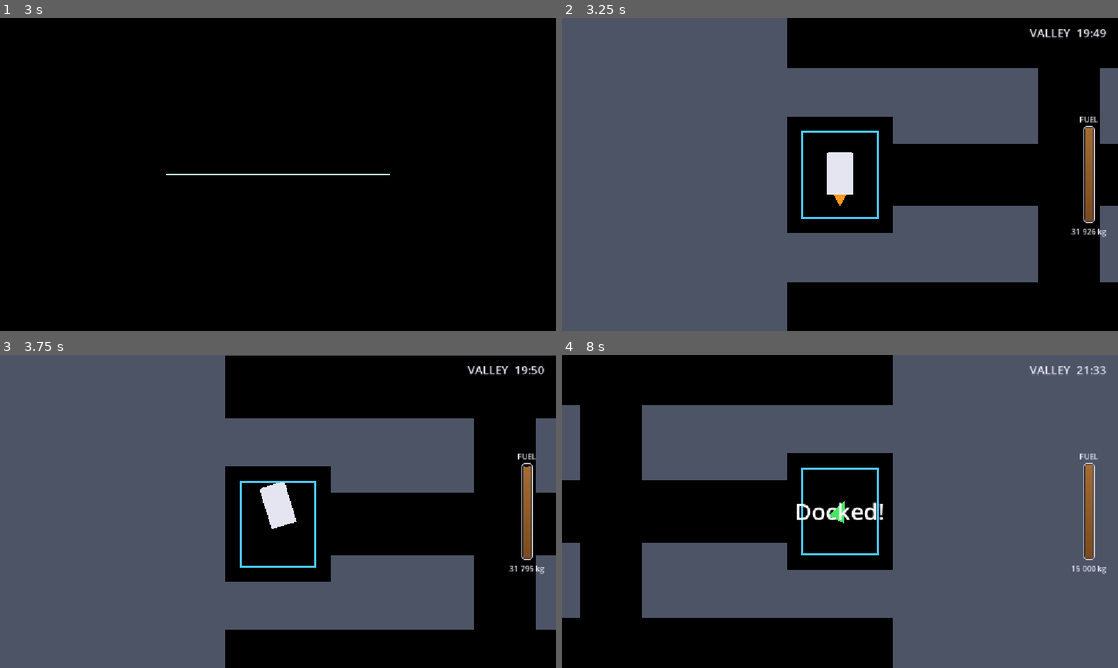
Above: before the commit, frames 1-4 (two rows, left to right).
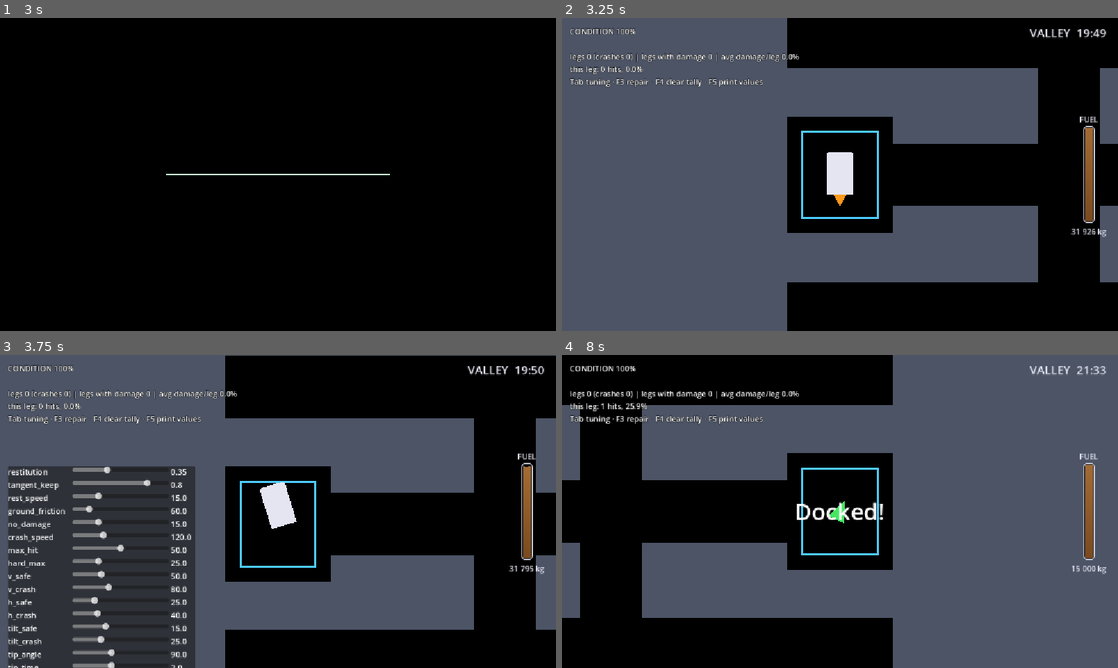
Above: after the commit, the same moments.

Repository: pkopczynski/lunar-lander
Game: Godot game, scene res://main.tscn
Same seed, same stepped clock (60 frames per second), same inputs: the game is played once before the commit and once after it.
Inputs (mouse positions are in pixels of both pictures, inside the frame that each line leads up to):
- Up to frame 1 (3 s): tap Enter (ui_accept) at 0.5, 0.77, 1.25, 1.52, 2.75 s; move the mouse to (400, 158) at 0.52 s; hold Right (ui_right) 0.53-1.28 s; tap Tab every 0.75 s from 0.6 to 2.85 s; click (400, 158) at 0.67 s; move the mouse to (166, 190) at 1.27 s; hold Down (ui_down) 1.28-2.03 s; tap R (restart) at 2 s; move the mouse to (333, 105) at 2.02 s; hold Right (ui_right) 2.03-2.78 s; move the mouse to (250, 237) at 2.77 s; hold Up (ui_up) from 2.78 s (still down); click (250, 237) at 2.92 s
- Up to frame 2 (3.25 s): keep holding Up (ui_up); tap Enter (ui_accept) at 3.02 s
- Up to frame 3 (3.75 s): move the mouse to (444, 558) at 3.52 s; release Up (ui_up) at 3.53 s; hold Left (ui_left) from 3.53 s (still down); tap Tab at 3.6 s
- Up to frame 4 (8 s): tap Enter (ui_accept) at 3.77, 4.52, 5.75, 6.02, 6.77, 7.52 s; tap R (restart) at 4.15, 5 s; move the mouse to (673, 464) at 4.27 s; tap Tab every 0.75 s from 4.35 to 7.35 s; move the mouse to (867, 511) at 5.02 s; release Left (ui_left) at 5.03 s; hold Down (ui_down) 5.03-5.78 s; click (867, 511) at 5.17 s; move the mouse to (756, 433) at 5.77 s; hold Right (ui_right) 5.78-6.53 s; move the mouse to (962, 495) at 6.52 s; hold Up (ui_up) 6.53-7.28 s; move the mouse to (728, 527) at 7.27 s; hold Right (ui_right) from 7.28 s (still down); click (728, 527) at 7.42 s

Frame 1 is identical in both runs. In frame 2, 1.1% of the frame differs, in the area x 1-43%, y 3-22%; in frame 3, 22%, in the area x 1-43%, y 3-100%; in frame 4, 1.2%.

Commit message:
chore(prototype): tune how hitting terrain feels (#101), never merged
Contact damages and bounces instead of crashing, landing bands on the pad,
tipped-over rule, live sliders (Tab), per-leg damage tally.

Co-Authored-By: Claude Opus 5.5 <noreply@anthropic.com>

Diff:
--- a/lander.gd
+++ b/lander.gd
@@ -98,6 +98,10 @@
 # Seedable, for tests.
 var rng := RandomNumberGenerator.new()
 var can_dock := true
+# PROTOTYPE (#101): condition, the last hit shown on screen, and how long the ship has rested tipped over.
+var condition := 100.0
+var last_hit_text := ""
+var tipped_time := 0.0
 # A line the resting message adds under Docked!/Landed!, such as the loading countdown.
 # Set it through show_status(): the message is rewritten every frame while resting.
 var status := ""
@@ -116,6 +120,9 @@
 
 func _ready() -> void:
 	rng.randomize()
+	var tuner := ImpactTuning.new()
+	tuner.lander = self
+	add_child.call_deferred(tuner)
 	start_docked(ShipType.SPARROW)
 
 
@@ -147,6 +154,8 @@
 
 # Puts the ship Landed on the pad, upright and at rest, keeping its ship type, dry mass and fuel.
 func reset_to_pad() -> void:
+	if state == State.CRASHED:
+		condition = 100.0
 	var hull_bottom := 0.0
 	for point in hull.polygon:
 		hull_bottom = maxf(hull_bottom, point.y)
@@ -249,11 +258,11 @@
 	move_and_slide()
 
 	if get_slide_collision_count() > 0:
-		if touched_only_ground() and is_safe_landing(impact_velocity):
-			land()
-		else:
-			crash()
-		return
+		handle_contact(impact_velocity, thrusting, delta)
+		if state != State.FLYING:
+			return
+	else:
+		tipped_time = 0.0
 
 	keep_inside_world()
 	cross_border()
@@ -400,6 +409,87 @@
 		and on_pad
 
 
+# PROTOTYPE (#101): contact damages and bounces instead of crashing.
+func handle_contact(impact_velocity: Vector2, thrusting: bool, delta: float) -> void:
+	var normal := Vector2.UP
+	var impact := 0.0
+	for i in get_slide_collision_count():
+		var c := get_slide_collision(i)
+		var s := -impact_velocity.dot(c.get_normal())
+		if s > impact:
+			impact = s
+			normal = c.get_normal()
+	var on_pad := absf(position.x - pad_center_x()) <= PAD_WIDTH / 2.0
+	if not in_deep_space and touched_only_ground() and on_pad and normal.y < -0.5:
+		var severity := landing_severity(impact_velocity)
+		if severity > 1.0:
+			last_hit_text = "CRASH: touchdown past the bands (%s)" % touchdown_text(impact_velocity)
+			crash()
+			return
+		if severity > 0.0:
+			var loss := severity * ImpactTuning.v("hard_max")
+			last_hit_text = "HARD LANDING −%d%% (%s)" % [roundi(loss), touchdown_text(impact_velocity)]
+			if take_damage(loss):
+				return
+		else:
+			last_hit_text = "landed (%s)" % touchdown_text(impact_velocity)
+		ImpactTuning.end_leg("landed")
+		land()
+		return
+	if impact >= ImpactTuning.v("crash_speed"):
+		last_hit_text = "CRASH: impact %d px/s" % roundi(impact)
+		crash()
+		return
+	if impact > ImpactTuning.v("no_damage"):
+		var share := (impact - ImpactTuning.v("no_damage")) / maxf(ImpactTuning.v("crash_speed") - ImpactTuning.v("no_damage"), 1.0)
+		var loss := share * ImpactTuning.v("max_hit")
+		last_hit_text = "HIT %d px/s −%d%%" % [roundi(impact), roundi(loss)]
+		if take_damage(loss):
+			return
+	if impact > ImpactTuning.v("rest_speed"):
+		var along := impact_velocity + normal * impact
+		velocity = along * ImpactTuning.v("tangent_keep") + normal * impact * ImpactTuning.v("restitution")
+	elif is_on_floor() and not thrusting:
+		velocity.x = move_toward(velocity.x, 0.0, ImpactTuning.v("ground_friction") * delta)
+	var tilt := absf(angle_difference(0.0, rotation))
+	if is_on_floor() and tilt > deg_to_rad(ImpactTuning.v("tip_angle")):
+		tipped_time += delta
+		if tipped_time >= ImpactTuning.v("tip_time"):
+			last_hit_text = "CRASH: tipped over"
+			crash()
+	else:
+		tipped_time = 0.0
+
+
+# 0 is a clean landing, (0, 1] inside the damaging bands, above 1 past them.
+func landing_severity(impact_velocity: Vector2) -> float:
+	var tilt := rad_to_deg(absf(angle_difference(0.0, rotation)))
+	var worst := 0.0
+	for axis in [[impact_velocity.y, "v"], [absf(impact_velocity.x), "h"], [tilt, "tilt"]]:
+		var lo: float = ImpactTuning.v(axis[1] + "_safe")
+		var hi: float = ImpactTuning.v(axis[1] + "_crash")
+		if axis[0] > lo:
+			worst = maxf(worst, (axis[0] - lo) / maxf(hi - lo, 0.001))
+	return worst
+
+
+func touchdown_text(impact_velocity: Vector2) -> String:
+	return "fall %d, side %d px/s, tilt %d°" % [roundi(impact_velocity.y), roundi(absf(impact_velocity.x)),
+		roundi(rad_to_deg(absf(angle_difference(0.0, rotation))))]
+
+
+# Returns true when the damage wrecked the ship.
+func take_damage(loss: float) -> bool:
+	condition = maxf(condition - loss, 0.0)
+	ImpactTuning.record_hit(loss)
+	print(last_hit_text, " -> condition %.1f%%" % condition)
+	if condition <= 0.0:
+		last_hit_text += " → 0%, CRASH"
+		crash()
+		return true
+	return false
+
+
 func land() -> void:
 	enter(State.LANDED)
 	settle()
@@ -409,6 +499,7 @@
 
 
 func dock() -> void:
+	ImpactTuning.end_leg("docked")
 	enter(State.DOCKED)
 	settle()
 	level_tween.tween_callback(docked_at_station.emit)
@@ -490,4 +581,5 @@
 
 
 func crash() -> void:
+	ImpactTuning.end_leg("crash")
 	enter(State.CRASHED)
--- /dev/null
+++ b/prototype_impact_tuning.gd
@@ -0,0 +1,127 @@
+# PROTOTYPE, throwaway: live tuning for "How hitting terrain feels" (issue #101).
+# Never merged. Tab shows the sliders, F3 repairs, F4 clears the tally.
+class_name ImpactTuning
+extends CanvasLayer
+
+# Static, so a scene reload (R in deep space, or after a crash) keeps them.
+static var values := {
+	"restitution": 0.35,        # share of impact speed kept as bounce
+	"tangent_keep": 0.8,        # share of speed along the surface kept on a hit
+	"rest_speed": 15.0,         # below this impact speed: no bounce, just rest
+	"ground_friction": 60.0,    # px/s² braking while resting/sliding on the floor
+	"no_damage": 15.0,          # px/s
+	"crash_speed": 120.0,       # px/s
+	"max_hit": 50.0,            # % condition lost just under crash speed
+	"hard_max": 25.0,           # % condition lost at the far end of a landing band
+	"v_safe": 50.0, "v_crash": 80.0,
+	"h_safe": 25.0, "h_crash": 40.0,
+	"tilt_safe": 15.0, "tilt_crash": 25.0,
+	"tip_angle": 90.0, "tip_time": 2.0,
+}
+const RANGES := {
+	"restitution": [0.0, 1.0, 0.05], "tangent_keep": [0.0, 1.0, 0.05],
+	"rest_speed": [0.0, 60.0, 1.0], "ground_friction": [0.0, 400.0, 10.0],
+	"no_damage": [0.0, 60.0, 1.0], "crash_speed": [40.0, 300.0, 5.0],
+	"max_hit": [0.0, 100.0, 5.0], "hard_max": [0.0, 100.0, 5.0],
+	"v_safe": [10.0, 150.0, 5.0], "v_crash": [10.0, 200.0, 5.0],
+	"h_safe": [5.0, 100.0, 5.0], "h_crash": [5.0, 150.0, 5.0],
+	"tilt_safe": [0.0, 45.0, 1.0], "tilt_crash": [0.0, 90.0, 1.0],
+	"tip_angle": [30.0, 180.0, 5.0], "tip_time": [0.0, 5.0, 0.25],
+}
+
+# The tally: one entry per leg (lift-off to the next landing/dock/crash).
+static var legs: Array[Dictionary] = []
+static var leg_hits := 0
+static var leg_damage := 0.0
+
+static func v(key: String) -> float:
+	return values[key]
+
+var panel: VBoxContainer
+var readout: Label
+var lander: Lander
+
+
+func _ready() -> void:
+	layer = 50
+	readout = Label.new()
+	readout.position = Vector2(16, 16)
+	readout.add_theme_font_size_override("font_size", 16)
+	readout.add_theme_color_override("font_outline_color", Color.BLACK)
+	readout.add_theme_constant_override("outline_size", 4)
+	add_child(readout)
+	var bg := PanelContainer.new()
+	bg.position = Vector2(16, 230)
+	add_child(bg)
+	panel = VBoxContainer.new()
+	bg.add_child(panel)
+	for key in values:
+		var row := HBoxContainer.new()
+		var name_label := Label.new()
+		name_label.custom_minimum_size.x = 130
+		name_label.text = key
+		var value_label := Label.new()
+		value_label.custom_minimum_size.x = 50
+		value_label.text = str(values[key])
+		var slider := HSlider.new()
+		slider.custom_minimum_size.x = 200
+		slider.focus_mode = Control.FOCUS_NONE
+		slider.min_value = RANGES[key][0]
+		slider.max_value = RANGES[key][1]
+		slider.step = RANGES[key][2]
+		slider.value = values[key]
+		slider.value_changed.connect(func(x: float) -> void:
+			values[key] = x
+			value_label.text = str(x))
+		row.add_child(name_label)
+		row.add_child(slider)
+		row.add_child(value_label)
+		panel.add_child(row)
+	bg.visible = false
+
+
+func _unhandled_input(event: InputEvent) -> void:
+	if event is InputEventKey and event.pressed and not event.echo:
+		match event.keycode:
+			KEY_TAB:
+				panel.get_parent().visible = not panel.get_parent().visible
+			KEY_F3:
+				lander.condition = 100.0
+			KEY_F4:
+				legs.clear()
+				leg_hits = 0
+				leg_damage = 0.0
+			KEY_F5:
+				print("TUNING ", values)
+
+
+static func record_hit(damage: float) -> void:
+	leg_hits += 1
+	leg_damage += damage
+
+
+static func end_leg(how: String) -> void:
+	legs.append({"how": how, "hits": leg_hits, "damage": leg_damage})
+	print("LEG %s: %d hits, %.1f%% damage" % [how, leg_hits, leg_damage])
+	leg_hits = 0
+	leg_damage = 0.0
+
+
+func _process(_delta: float) -> void:
+	var lines := PackedStringArray()
+	lines.append("CONDITION %d%%" % roundi(lander.condition))
+	lines.append(lander.last_hit_text)
+	var hit_legs := 0
+	var total := 0.0
+	var landings := 0
+	for leg in legs:
+		total += leg.damage
+		if leg.hits > 0:
+			hit_legs += 1
+		if leg.how != "crash":
+			landings += 1
+	lines.append("legs %d (crashes %d) | legs with damage %d | avg damage/leg %.1f%%" % [
+		legs.size(), legs.size() - landings, hit_legs, total / maxf(legs.size(), 1)])
+	lines.append("this leg: %d hits, %.1f%%" % [leg_hits, leg_damage])
+	lines.append("Tab tuning · F3 repair · F4 clear tally · F5 print values")
+	readout.text = "\n".join(lines)
